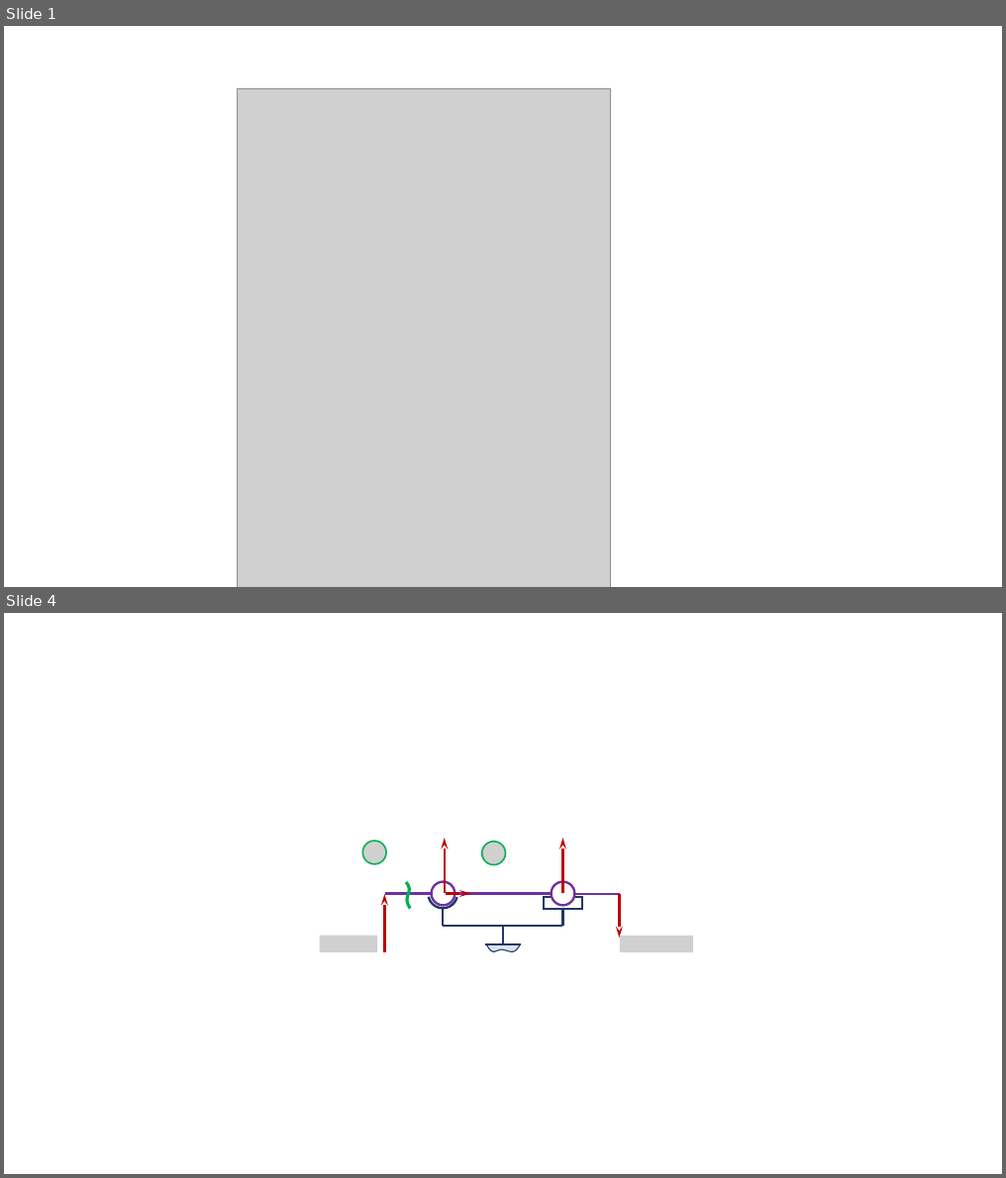
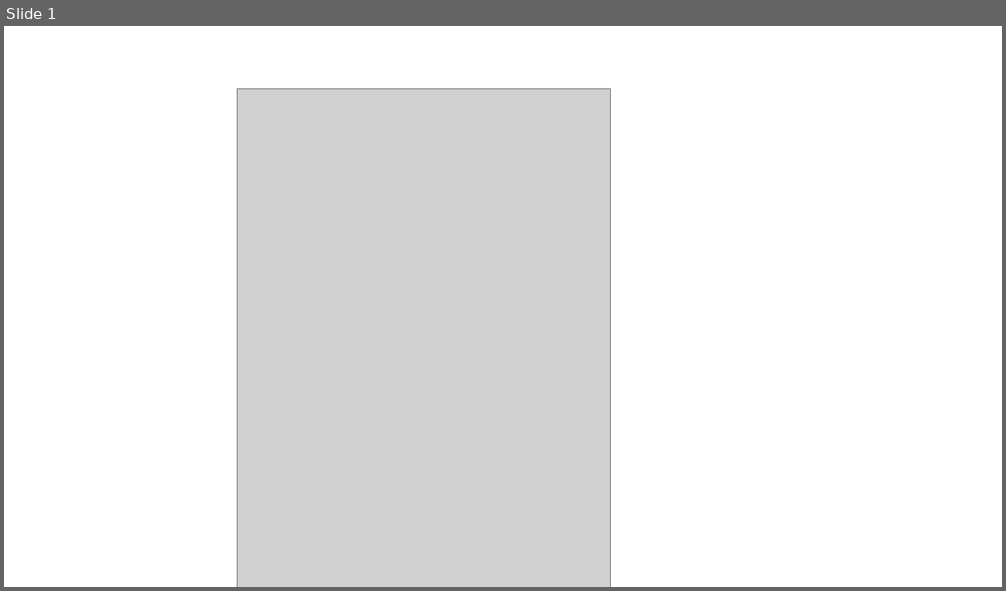
Before and after one commit to xpessoles/Sujets_Concours, a slide deck: 2022/Exemple/FichiersProf/Corrigé LaTeX/images/Figures.pptx. Shown one above the other, each under a label of ours: slides 1 and 4 before the commit, slide 1 after it; the slides between them are not shown. The pictures are 1006x1178 and 1006x591 pixels, drawn with LibreOffice and Linux fonts; fonts in the diff are those of the drawing; grey boxes stand for pictures; background and template pictures are left out. Boxes give left, top, right and bottom in pixels: in the first picture for what was removed or moved away, otherwise in the second. Text is boxed around its words. In the diff, an @@ line names an element or a change of style, - is before the commit and + after.

```diff
--- a/2022/Exemple/FichiersProf/Corrigé LaTeX/images/Figures.pptx
+++ b/2022/Exemple/FichiersProf/Corrigé LaTeX/images/Figures.pptx
@@ slide 4 removed at (x1=4, y1=613, x2=1002, y2=1174), background #FFFFFF @@
@@ picture removed at (x1=362, y1=841, x2=386, y2=863) @@
@@ arrow removed from (445, 894) to (445, 838) @@
@@ picture removed at (x1=482, y1=842, x2=506, y2=864) @@
@@ arrow removed from (563, 894) to (563, 838) @@
@@ arc (boxed as its full ellipse) removed at (x1=429, y1=878, x2=457, y2=908) @@
@@ arrow removed from (384, 953) to (384, 894) @@
@@ line removed from (432, 894) to (385, 894) @@
@@ freeform shape removed at (x1=406, y1=882, x2=411, y2=909) @@
@@ ellipse removed at (x1=432, y1=881, x2=454, y2=905) @@
@@ line removed from (443, 909) to (443, 926) @@
@@ arrow removed from (446, 894) to (471, 894) @@
@@ line removed from (454, 894) to (551, 894) @@
@@ rectangle removed at (x1=544, y1=897, x2=582, y2=909) @@
@@ ellipse removed at (x1=551, y1=881, x2=574, y2=905) @@
@@ line removed from (563, 926) to (563, 909) @@
@@ line removed from (620, 894) to (574, 894) @@
@@ arrow removed from (620, 894) to (620, 938) @@
@@ picture removed at (x1=320, y1=936, x2=377, y2=953) @@
@@ line removed from (563, 926) to (443, 926) @@
@@ line removed from (503, 928) to (503, 945) @@
@@ picture removed at (x1=620, y1=936, x2=693, y2=953) @@
@@ line removed from (521, 945) to (485, 945) @@
@@ freeform shape removed at (x1=486, y1=944, x2=521, y2=953) @@
```
Also in this commit, not shown: 4 slides added, 3 other slides removed, 2 other files.
